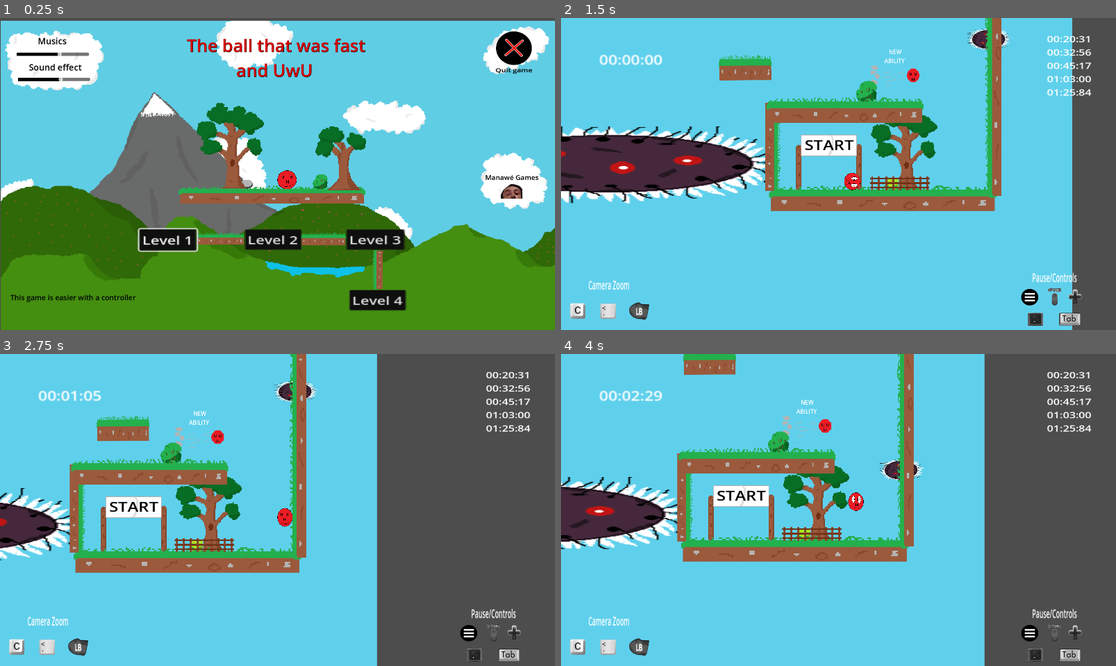
Above: before the commit, frames 1-4 (two rows, left to right).
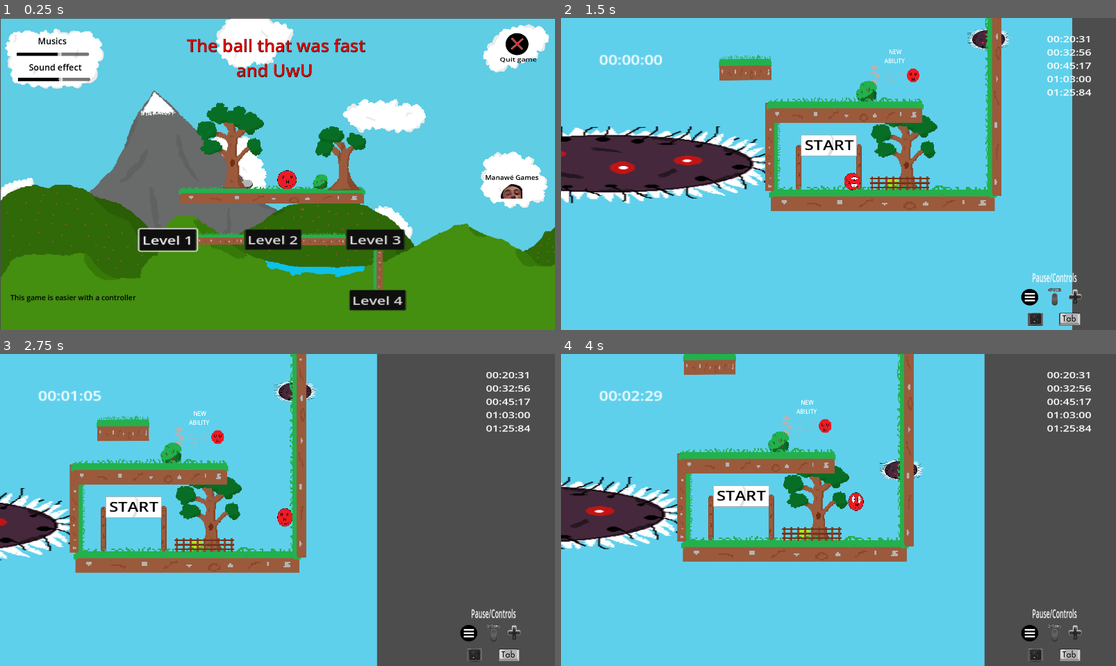
Above: after the commit, the same moments.

Repository: Mahnwe/TheBallThatWasUwU
Game: Godot game, scene res://Scenes/menu.tscn
Two runs of this game, one before a commit and one after it. Both use one fixed random seed, a clock stepped at 60 frames per second and the inputs below. Sound files missing from this copy of the repository are replaced by a short silence.
Inputs (mouse positions are in pixels of both pictures, inside the frame that each line leads up to):
- Up to frame 1 (0.25 s): no input
- Up to frame 2 (1.5 s): click "Level 2" at 0.5 s; tap Enter at 1.25 s; move the mouse to (960, 158) at 1.27 s; hold D (move_right) from 1.28 s (still down); tap F (next_level) at 1.35 s; click (960, 158) at 1.42 s
- Up to frame 3 (2.75 s): keep holding D (move_right); tap Space (jump) at 1.52, 2.27 s; move the mouse to (166, 525) at 2.02 s; tap C (close_commands) at 2.1 s; tap F (next_level) at 2.3 s
- Up to frame 4 (4 s): move the mouse to (894, 441) at 2.77 s; release D (move_right) at 2.78 s; hold A (move_left) 2.78-3.53 s; tap Shift (dash) at 2.85 s; tap F (next_level) at 3.05, 3.6 s; move the mouse to (810, 572) at 3.52 s; hold D (move_right) from 3.53 s (still down); click (810, 572) at 3.67 s; tap Space (jump) at 3.77 s

The runs differ from the first frame. In frame 1, 3.0% of the frame differs, in the area x 0-100%, y 0-84%; in frame 2, 0.5%; in frame 3, 0.5%; in frame 4, 0.5%.

Commit message:
Remove sprite related to camera zoom feature, resize close button in menu scene

Diff:
--- a/Scenes/menu.tscn
+++ b/Scenes/menu.tscn
@@ -33,7 +33,8 @@
 
 [node name="Sprite2D" type="Sprite2D" parent="."]
 z_index = -5
-position = Vector2(962, 550)
+position = Vector2(962, 546.5)
+scale = Vector2(1, 1.00648)
 texture = ExtResource("2_p71ma")
 
 [node name="MenuTitle" type="Label" parent="."]
@@ -178,10 +179,10 @@
 
 [node name="QuitButton" type="Button" parent="." groups=["MenuButtons"]]
 layout_mode = 0
-offset_left = 1717.0
-offset_top = 48.0
-offset_right = 2732.0
-offset_bottom = 763.0
+offset_left = 1726.0
+offset_top = 37.0
+offset_right = 2741.0
+offset_bottom = 752.0
 scale = Vector2(0.12, 0.16)
 focus_neighbor_left = NodePath("../Level1Button")
 focus_neighbor_top = NodePath("../Level1Button")
@@ -191,18 +192,18 @@
 
 [node name="QuitLabel" type="Label" parent="QuitButton"]
 layout_mode = 0
-offset_left = -25.0001
-offset_top = 743.75
-offset_right = 102.0
-offset_bottom = 778.75
+offset_left = 24.9999
+offset_top = 581.25
+offset_right = 152.0
+offset_bottom = 616.25
 scale = Vector2(8.49967, 4.83334)
 theme_override_colors/font_color = Color(0, 0, 0, 1)
 theme_override_font_sizes/font_size = 25
 text = "Quit game"
 
 [node name="Sprite2D2" type="Sprite2D" parent="QuitButton"]
-position = Vector2(525, 359.375)
-scale = Vector2(5.66667, 3.96875)
+position = Vector2(533.333, 337.5)
+scale = Vector2(3.625, 2.59375)
 texture = ExtResource("11_p1e1o")
 
 [node name="MenuMusic" type="AudioStreamPlayer" parent="." groups=["music_group"]]
--- a/Scenes/player.tscn
+++ b/Scenes/player.tscn
@@ -20,10 +20,7 @@
 [ext_resource type="Texture2D" uid="uid://dgyamti7exbgx" path="res://Arts/SpriteCharacterJump/SpriteJumpAnim1-removebg-preview.png" id="7_ibe2s"]
 [ext_resource type="Texture2D" uid="uid://c02jp5as34re7" path="res://Arts/SpriteCharacterJump/SpriteJumpAnim2-removebg-preview.png" id="8_2w5lh"]
 [ext_resource type="Texture2D" uid="uid://ccr0ebhq2hc4s" path="res://Arts/NewAnimSpriteBall/UwUSpriteBallRight3.5-removebg-preview.png" id="8_m4wx8"]
-[ext_resource type="Texture2D" uid="uid://dq7p41nue3lsr" path="res://Arts/KeyboardControls/Ckey-removebg-preview.png" id="8_qqab7"]
-[ext_resource type="Texture2D" uid="uid://bifgwrqjt20is" path="res://Arts/KeyboardControls/Commakey-removebg-preview.png" id="9_234gs"]
 [ext_resource type="Texture2D" uid="uid://bsnvgiu0qijy5" path="res://Arts/NewAnimSpriteBall/UwUSpriteBallRight4.5-removebg-preview.png" id="10_67dii"]
-[ext_resource type="Texture2D" uid="uid://egs8r22onfmg" path="res://Arts/ControllerControls/LBbutton-removebg-preview.png" id="10_nhsbj"]
 [ext_resource type="AudioStream" uid="uid://cu47fvabu26sp" path="res://Sound/Effects/JumpSound.mp3" id="25_wcpjr"]
 [ext_resource type="AudioStream" uid="uid://b4w82e2ntorl" path="res://Sound/Effects/JUMP.mp3" id="26_kudgl"]
 [ext_resource type="AudioStream" uid="uid://bcn815ajnley0" path="res://Sound/Effects/DASH.mp3" id="27_qyjky"]
@@ -183,30 +180,6 @@
 scale = Vector2(0.201098, 0.0848941)
 texture = ExtResource("7_dfmc8")
 
-[node name="Label" type="Label" parent="Camera2D/CanvasLayer"]
-offset_left = 18.0
-offset_top = 893.0
-offset_right = 58.0
-offset_bottom = 916.0
-scale = Vector2(1.05147, 2.14183)
-theme_override_font_sizes/font_size = 20
-text = "              Camera Zoom"
-
-[node name="Sprite2D" type="Sprite2D" parent="Camera2D/CanvasLayer/Label"]
-position = Vector2(38.042, 56.4938)
-scale = Vector2(0.35796, 0.181379)
-texture = ExtResource("8_qqab7")
-
-[node name="Sprite2D2" type="Sprite2D" parent="Camera2D/CanvasLayer/Label"]
-position = Vector2(137.902, 56.9606)
-scale = Vector2(0.224154, 0.116636)
-texture = ExtResource("9_234gs")
-
-[node name="Sprite2D3" type="Sprite2D" parent="Camera2D/CanvasLayer/Label"]
-position = Vector2(239.664, 58.8282)
-scale = Vector2(0.550434, 0.493424)
-texture = ExtResource("10_nhsbj")
-
 [node name="AnimatedSprite2D" type="AnimatedSprite2D" parent="."]
 visibility_layer = 2
 position = Vector2(212, 230.5)
--- a/Scripts/Level2.gd
+++ b/Scripts/Level2.gd
@@ -186,7 +186,6 @@
 		$Player/Pause.get_child(1).hide()
 		$Player/Pause.get_child(2).hide()
 		$Player.get_child(0).get_child(0).get_child(1).show()
-		$Player.get_child(0).get_child(0).get_child(2).show()
 		enable_patrol_groups()
 		$Player.set_physics_process(true)
 		is_paused = false
@@ -205,7 +204,6 @@
 	$Level2Music.stream_paused = true
 	$PauseMusic.play()
 	$Player.get_child(0).get_child(0).get_child(1).hide()
-	$Player.get_child(0).get_child(0).get_child(2).hide()
 	disable_patrol_groups()
 	$Player.set_physics_process(false)
 	$Player.get_child(0).get_child(0).get_child(0).get_child(0).set_process(false)
@@ -219,7 +217,6 @@
 	$PauseMusic.stop()
 	$Level2Music.stream_paused = false
 	$Player.get_child(0).get_child(0).get_child(1).show()
-	$Player.get_child(0).get_child(0).get_child(2).show()
 	enable_patrol_groups()
 	$Player.set_physics_process(true)
 	$Player.get_child(0).get_child(0).get_child(0).get_child(0).set_process(true)
--- a/Scripts/level1.gd
+++ b/Scripts/level1.gd
@@ -174,7 +174,6 @@
 		$Player/Pause.get_child(1).hide()
 		$Player/Pause.get_child(2).hide()
 		$Player.get_child(0).get_child(0).get_child(1).show()
-		$Player.get_child(0).get_child(0).get_child(2).show()
 		$Player.set_physics_process(true)
 		is_paused = false
 
@@ -203,7 +202,6 @@
 	$DeadWayMusic.stream_paused = true
 	$PauseMusic.play()
 	$Player.get_child(0).get_child(0).get_child(1).hide()
-	$Player.get_child(0).get_child(0).get_child(2).hide()
 	$Player.set_physics_process(false)
 	$Player.get_child(0).get_child(0).get_child(0).get_child(0).set_process(false)
 	is_paused = true
@@ -217,7 +215,6 @@
 	$Level1Music.stream_paused = false
 	$DeadWayMusic.stream_paused = false
 	$Player.get_child(0).get_child(0).get_child(1).show()
-	$Player.get_child(0).get_child(0).get_child(2).show()
 	$Player.set_physics_process(true)
 	$Player.get_child(0).get_child(0).get_child(0).get_child(0).set_process(true)
 	is_paused = false
--- a/Scripts/level_3.gd
+++ b/Scripts/level_3.gd
@@ -197,7 +197,6 @@
 		$Player/Pause.get_child(1).hide()
 		$Player/Pause.get_child(2).hide()
 		$Player.get_child(0).get_child(0).get_child(1).show()
-		$Player.get_child(0).get_child(0).get_child(2).show()
 		enable_patrol_groups()
 		$Player.set_physics_process(true)
 		is_paused = false
@@ -215,7 +214,6 @@
 	$Player/Pause.get_child(2).show()
 	$PauseMusic.play()
 	$Player.get_child(0).get_child(0).get_child(1).hide()
-	$Player.get_child(0).get_child(0).get_child(2).hide()
 	disable_patrol_groups()
 	$Player.set_physics_process(false)
 	$Player.get_child(0).get_child(0).get_child(0).get_child(0).set_process(false)
@@ -228,7 +226,6 @@
 	$Player/Pause.get_child(2).hide()
 	$PauseMusic.stop()
 	$Player.get_child(0).get_child(0).get_child(1).show()
-	$Player.get_child(0).get_child(0).get_child(2).show()
 	enable_patrol_groups()
 	$Player.set_physics_process(true)
 	$Player.get_child(0).get_child(0).get_child(0).get_child(0).set_process(true)
--- a/Scripts/level_4.gd
+++ b/Scripts/level_4.gd
@@ -159,7 +159,6 @@
 		$Player/Pause.get_child(1).hide()
 		$Player/Pause.get_child(2).hide()
 		$Player.get_child(0).get_child(0).get_child(1).show()
-		$Player.get_child(0).get_child(0).get_child(2).show()
 		$Player.set_physics_process(true)
 		is_paused = false
 
@@ -192,7 +191,6 @@
 	$Player/Pause.get_child(2).show()
 	$PauseMusic.play()
 	$Player.get_child(0).get_child(0).get_child(1).hide()
-	$Player.get_child(0).get_child(0).get_child(2).hide()
 	$Player.set_physics_process(false)
 	$Player.get_child(0).get_child(0).get_child(0).get_child(0).set_process(false)
 	is_paused = true
@@ -204,7 +202,6 @@
 	$Player/Pause.get_child(2).hide()
 	$PauseMusic.stop()
 	$Player.get_child(0).get_child(0).get_child(1).show()
-	$Player.get_child(0).get_child(0).get_child(2).show()
 	$Player.set_physics_process(true)
 	$Player.get_child(0).get_child(0).get_child(0).get_child(0).set_process(true)
 	is_paused = false
Not shown: 1 places in Scenes/player.tscn that only renumber resources
